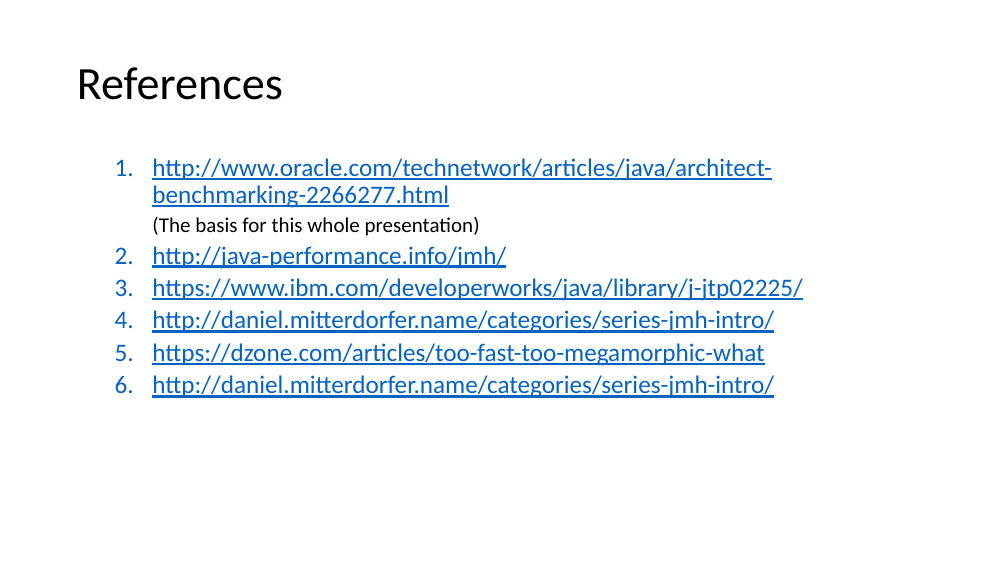
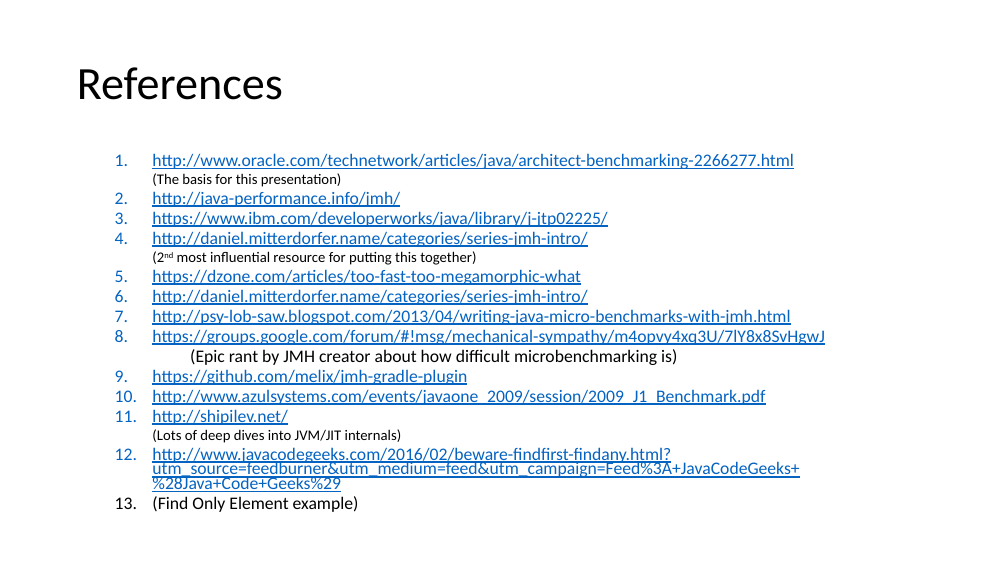
Before and after one commit to tresat/JMH-Presentation, a slide deck: slide 45 of doc/slides.pptx (slide 43 before the commit). Drawn at 1008x567 pixels with LibreOffice and Linux fonts; fonts in the diff are those of the drawing. Boxes give left, top, right and bottom in pixels: in the first picture for what was removed or moved away, otherwise in the second. Text is boxed around its words. In the diff, an @@ line names an element or a change of style, - is before the commit and + after.

Commit message:
Presentation Complete?

```diff
--- a/doc/slides.pptx
+++ b/doc/slides.pptx
@@ text at <box>152,153,794,305</box>: size 24 to 16.8 pt in "http://www.oracle.com/technetwork/articles/java/architect-be ...", "http://java-performance.info/jmh/", "https://www.ibm.com/developerworks/java/library/j-jtp02225/", "http://daniel.mitterdorfer.name/categories/series-jmh-intro/" and 2 more places; line spacing 0.9 to 0.7 @@
@@ text at <box>152,217,480,236</box>: text changed; size 20 to 14 pt @@
-    (The basis for this whole presentation)
+    (The basis for this presentation)
@@ text at <box>177,251,476,265</box>: paragraph added @@
+    (2nd most influential resource for putting this together)
@@ text at <box>152,309,824,512</box>: paragraphs added @@
+  7. http://psy-lob-saw.blogspot.com/2013/04/writing-java-micro-benchmarks-with-jmh.html
+  8. https://groups.google.com/forum/#!msg/mechanical-sympathy/m4opvy4xq3U/7lY8x8SvHgwJ
+  (Epic rant by JMH creator about how difficult microbenchmarking is)
+  9. https://github.com/melix/jmh-gradle-plugin
+  10. http://www.azulsystems.com/events/javaone_2009/session/2009_J1_Benchmark.pdf
+  11. http://shipilev.net/
+    (Lots of deep dives into JVM/JIT internals)
+  12. http://www.javacodegeeks.com/2016/02/beware-findfirst-findany.html?utm_source=feedburner&utm_medium=feed&utm_campaign=Feed%3A+JavaCodeGeeks+%28Java+Code+Geeks%29
+  13. (Find Only Element example)
```
Also in this commit, not shown: 3 other slides changed, 2 slides added, 41 other files.
